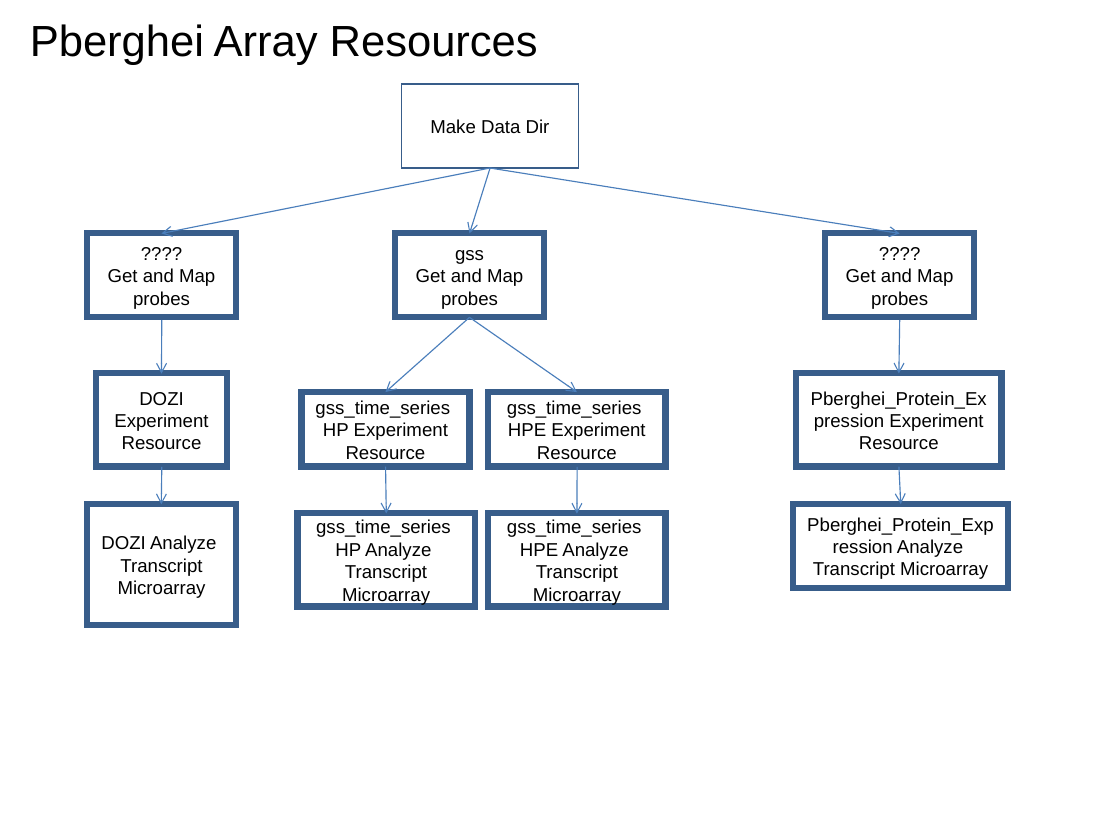
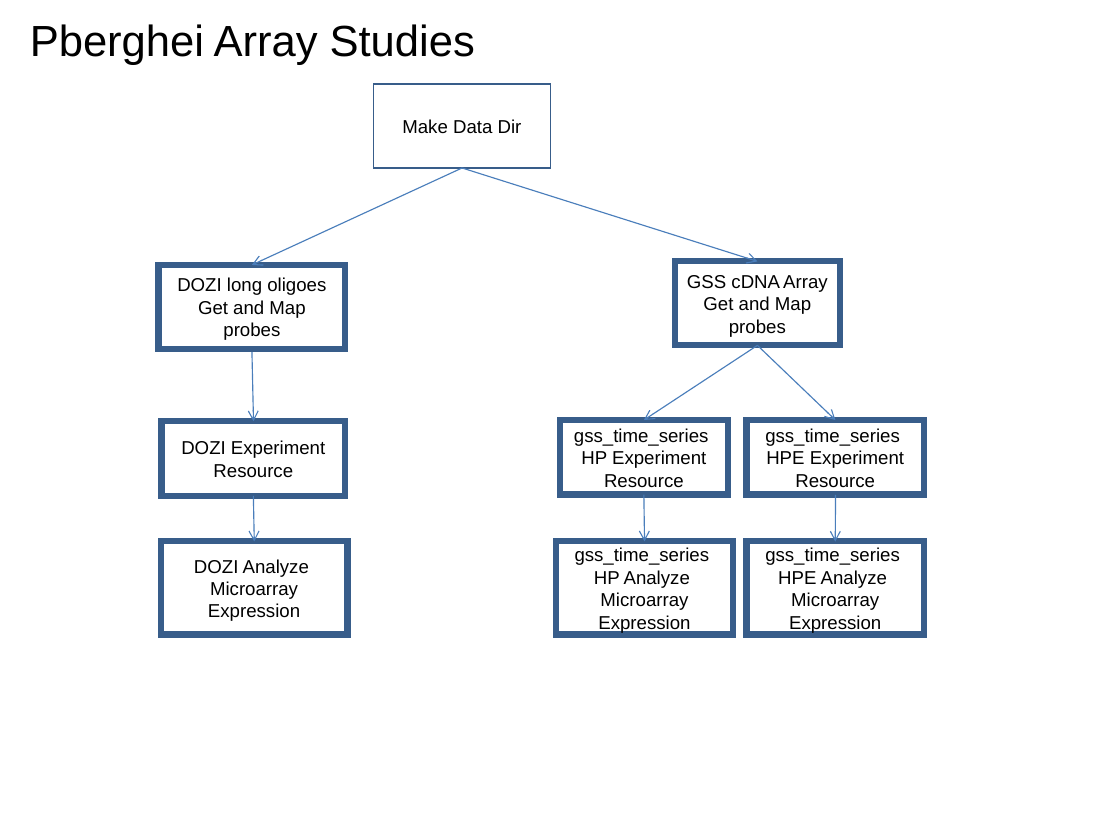
Before and after one commit to VEuPathDB/ApiCommonWorkflow, a slide deck: slide 28 of Main/doc/IntegratedWorkflow.ppt. Drawn at 1120x840 pixels with LibreOffice and Linux fonts; fonts in the diff are those of the drawing. Boxes give left, top, right and bottom in pixels: in the first picture for what was removed or moved away, otherwise in the second. Text is boxed around its words. In the diff, an @@ line names an element or a change of style, - is before the commit and + after.

Commit message:
update pb, pv, py array studies

```diff
--- a/Main/doc/IntegratedWorkflow.ppt
+++ b/Main/doc/IntegratedWorkflow.ppt
@@ title at [30, 24, 475, 65]: text changed @@
-Pberghei Array Resources
+Pberghei Array Studies
@@ rectangle "Make Data Dir": place and size @@
-rectangle "Make Data Dir" at [401, 84, 578, 168]
+rectangle "Make Data Dir" at [373, 84, 550, 168]
@@ arrow moved from (491, 168) - (161, 233) to (463, 168) - (252, 265) @@
@@ arrow moved from (489, 168) - (899, 233) to (463, 168) - (757, 261) @@
@@ arrow removed from (491, 168) to (469, 233) @@
@@ rectangle removed at [395, 233, 544, 317] @@
-gss
-Get and Map probes
@@ rectangle "DOZI long oligoes": place and size @@
-rectangle "DOZI long oligoes" at [87, 233, 236, 317]
+rectangle "DOZI long oligoes" at [159, 264, 346, 348]
@@ rectangle "GSS cDNA Array": place and size @@
-rectangle "GSS cDNA Array" at [825, 233, 974, 317]
+rectangle "GSS cDNA Array" at [675, 261, 840, 345]
@@ text in rectangle at [177, 277, 326, 295]: text changed @@
-????
+DOZI long oligoes
@@ text in rectangle at [687, 275, 828, 292]: text changed @@
-????
+GSS cDNA Array
@@ arrow removed from (899, 317) to (899, 373) @@
@@ arrow moved from (161, 318) - (161, 374) to (252, 348) - (253, 421) @@
@@ arrow moved from (469, 317) - (577, 392) to (757, 345) - (644, 420) @@
@@ arrow moved from (469, 317) - (385, 392) to (757, 345) - (836, 420) @@
@@ rectangle removed at [796, 373, 1001, 466] @@
-Pberghei_Protein_Expression Experiment
-Resource
@@ rectangle "DOZI Experiment": place and size @@
-rectangle "DOZI Experiment" at [96, 373, 227, 466]
+rectangle "DOZI Experiment" at [161, 421, 345, 496]
@@ rectangle "gss_time_series HP Experiment": place and size @@
-rectangle "gss_time_series HP Experiment" at [488, 392, 665, 467]
+rectangle "gss_time_series HP Experiment" at [560, 420, 728, 495]
@@ text in rectangle at [574, 428, 709, 468]: text changed @@
-gss_time_series HPE Experiment
+gss_time_series HP Experiment
@@ rectangle "gss_time_series HPE Experiment": place and size @@
-rectangle "gss_time_series HPE Experiment" at [301, 392, 469, 467]
+rectangle "gss_time_series HPE Experiment" at [747, 420, 924, 495]
@@ text in rectangle at [765, 428, 904, 468]: text changed @@
-gss_time_series HP Experiment
+gss_time_series HPE Experiment
@@ arrow removed from (161, 467) to (161, 504) @@
@@ arrow moved from (385, 467) - (386, 513) to (253, 496) - (254, 541) @@
@@ arrow moved from (577, 467) - (577, 514) to (644, 495) - (644, 541) @@
@@ rectangle removed at [793, 504, 1008, 588] @@
-Pberghei_Protein_Expression Analyze
-Transcript Microarray
@@ arrow moved from (899, 467) - (900, 504) to (836, 495) - (836, 542) @@
@@ rectangle "DOZI Analyze": place and size @@
-rectangle "DOZI Analyze" at [87, 504, 236, 625]
+rectangle "DOZI Analyze" at [161, 541, 348, 634]
@@ rectangle "gss_time_series HP Analyze": place and size @@
-rectangle "gss_time_series HP Analyze" at [488, 513, 665, 606]
+rectangle "gss_time_series HP Analyze" at [556, 541, 732, 634]
@@ text in rectangle at [575, 547, 710, 633]: text changed @@
-gss_time_series HPE Analyze
-Transcript Microarray
+gss_time_series HP Analyze
+Microarray Expression
@@ rectangle "gss_time_series HPE Analyze": place and size @@
-rectangle "gss_time_series HPE Analyze" at [298, 513, 475, 606]
+rectangle "gss_time_series HPE Analyze" at [747, 541, 924, 634]
@@ text in rectangle at [765, 547, 900, 633]: text changed @@
-gss_time_series HP Analyze
-Transcript Microarray
+gss_time_series HPE Analyze
+Microarray Expression
@@ text in rectangle at [208, 581, 300, 621]: text changed @@
-Transcript Microarray
+Microarray Expression
```
Also in this commit, not shown: 8 other slides changed.
